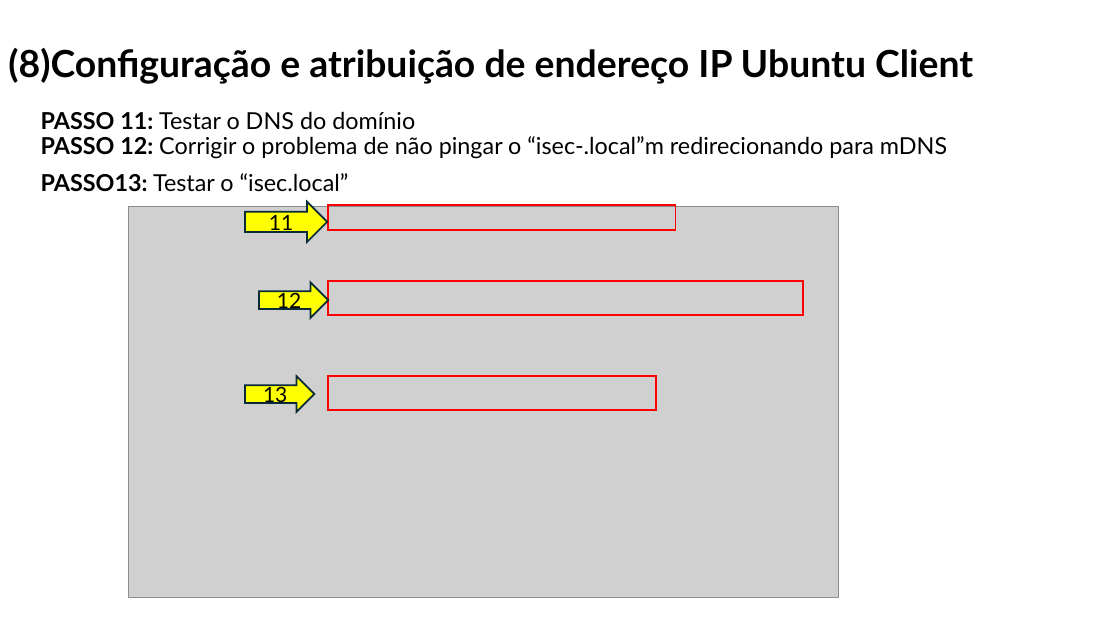
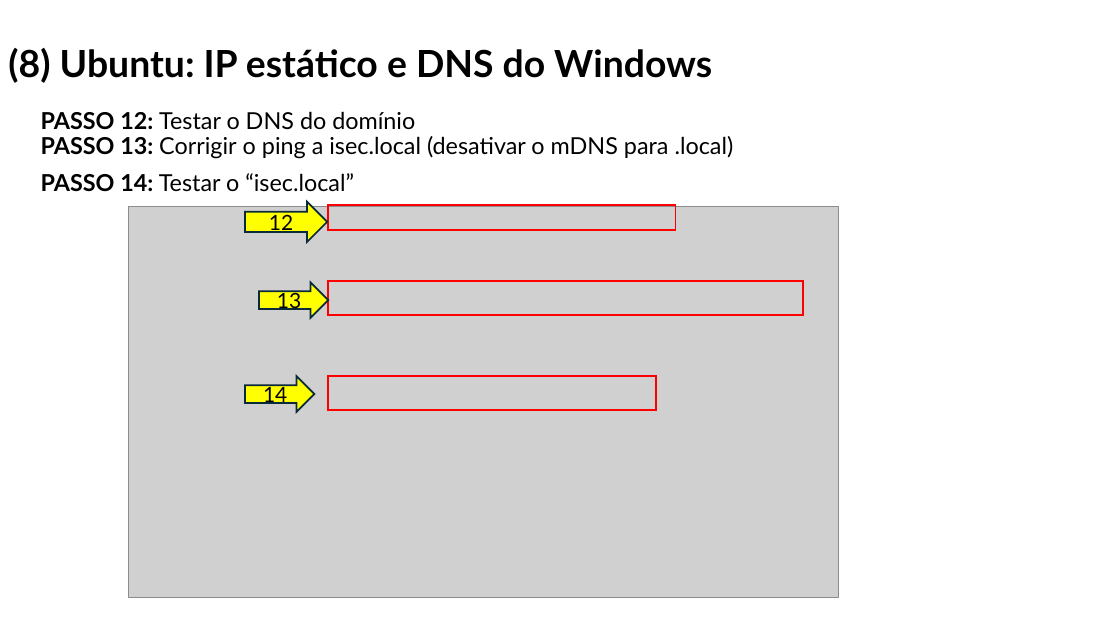
Before and after one commit to orlandonss/TrabalhoSR2, a slide deck: slide 32 of Apresentacoes_Workshop/WORKSHOP WINDOWS AD DS & LINUX SERVICES.pptx. Drawn at 1120x630 pixels with LibreOffice and Linux fonts; fonts in the diff are those of the drawing; grey boxes stand for pictures. Boxes give left, top, right and bottom in pixels: in the first picture for what was removed or moved away, otherwise in the second. Text is boxed around its words. In the diff, an @@ line names an element or a change of style, - is before the commit and + after.

```diff
--- a/Apresentacoes_Workshop/WORKSHOP WINDOWS AD DS & LINUX SERVICES.pptx
+++ b/Apresentacoes_Workshop/WORKSHOP WINDOWS AD DS & LINUX SERVICES.pptx
@@ title at <box>8,48,712,83</box>: text changed @@
-(8)Configuração e atribuição de endereço IP Ubuntu Client
+(8) Ubuntu: IP estático e DNS do Windows
@@ text at <box>41,111,734,192</box>: text changed @@
-PASSO 11: Testar o DNS do domínio
-PASSO 12: Corrigir o problema de não pingar o “isec-.local”m redirecionando para mDNS
-PASSO13: Testar o “isec.local”
+PASSO 12: Testar o DNS do domínio
+PASSO 13: Corrigir o ping a isec.local (desativar o mDNS para .local)
+PASSO 14: Testar o “isec.local”
@@ right arrow "12": place and size @@
-right arrow "12" at <box>259,282,329,318</box>
+right arrow "12" at <box>245,202,328,242</box>
@@ right arrow removed at <box>245,202,328,242</box> @@
-11
@@ right arrow added at <box>259,282,329,318</box>, fill #FFFF00, outline #092A39 1.5 pt, 18 pt, text #000000 @@
+13
@@ text in right arrow at <box>263,384,287,407</box>: text changed @@
-13
+14
```
Also in this commit, not shown: 34 other slides changed, 6 slides added, 9 slides removed, 2 other files.
